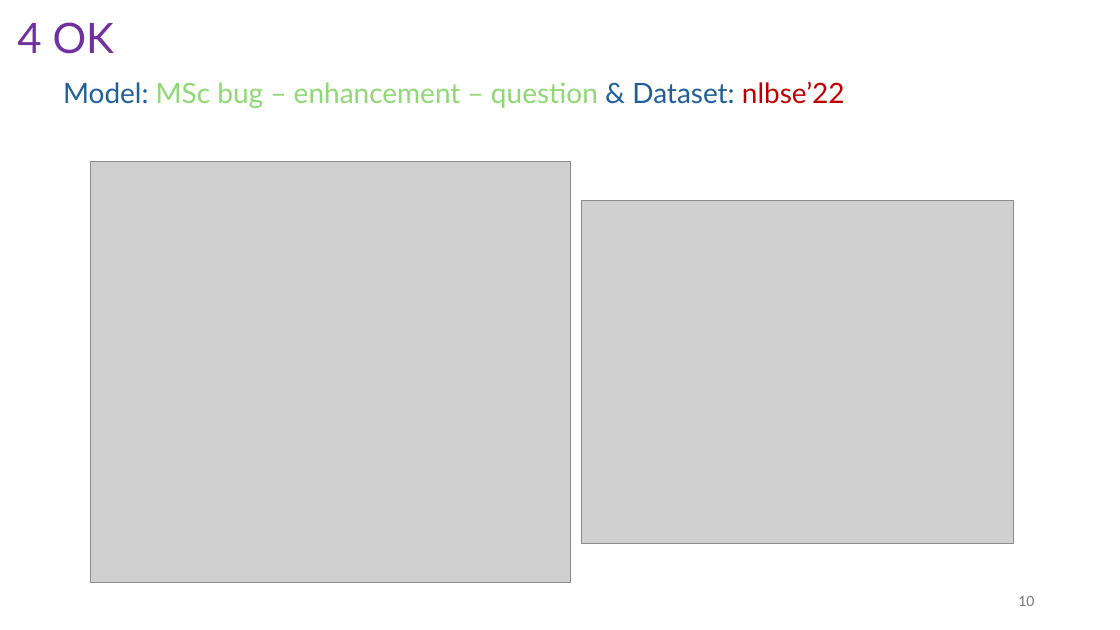
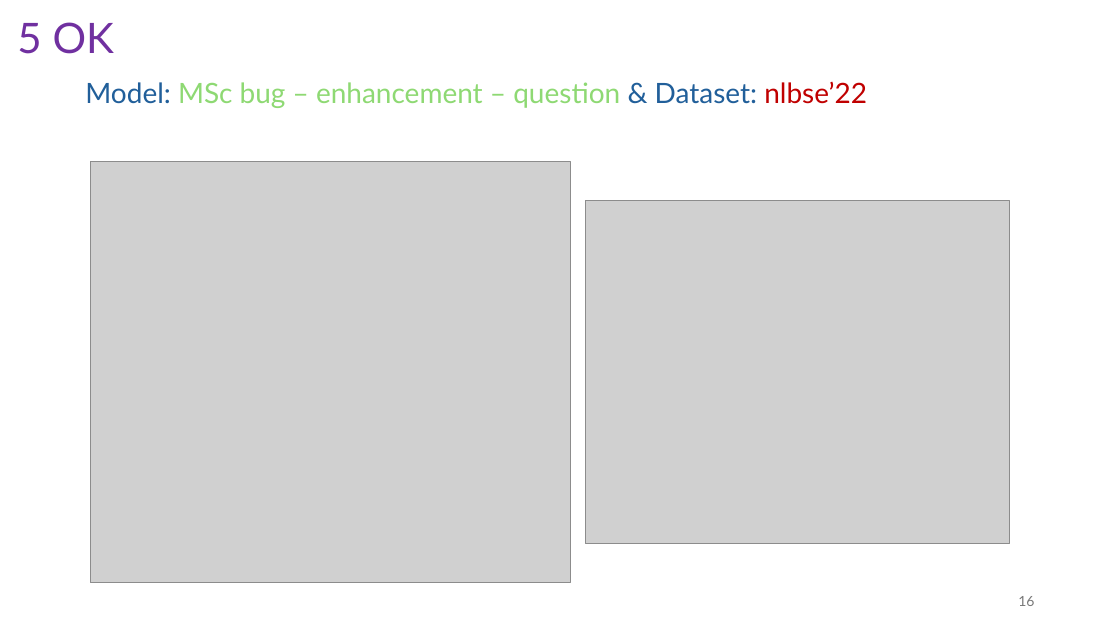
Before and after one commit to isdeniz/results-2406, a slide deck: slide 17 of Summary-2406.pptx (slide 11 before the commit). Drawn at 1120x630 pixels with LibreOffice and Linux fonts; fonts in the diff are those of the drawing; grey boxes stand for pictures. Boxes give left, top, right and bottom in pixels: in the first picture for what was removed or moved away, otherwise in the second. Text is boxed around its words. In the diff, an @@ line names an element or a change of style, - is before the commit and + after.

```diff
--- a/Summary-2406.pptx
+++ b/Summary-2406.pptx
@@ text at [17,22,114,54]: text changed @@
-4 OK
+5 OK
@@ text "Model: MSc bug – enhancement ...": place and size @@
-text "Model: MSc bug – enhancement ..." at [63,81,845,108]
+text "Model: MSc bug – enhancement ..." at [85,82,867,108]
@@ picture: place and size @@
-picture at [581,201,1013,544]
+picture at [586,201,1010,544]
@@ page number at [1018,596,1034,606]: text changed @@
-10
+16
```
Also in this commit, not shown: 8 other slides changed, 21 slides added, 2 slides removed.
